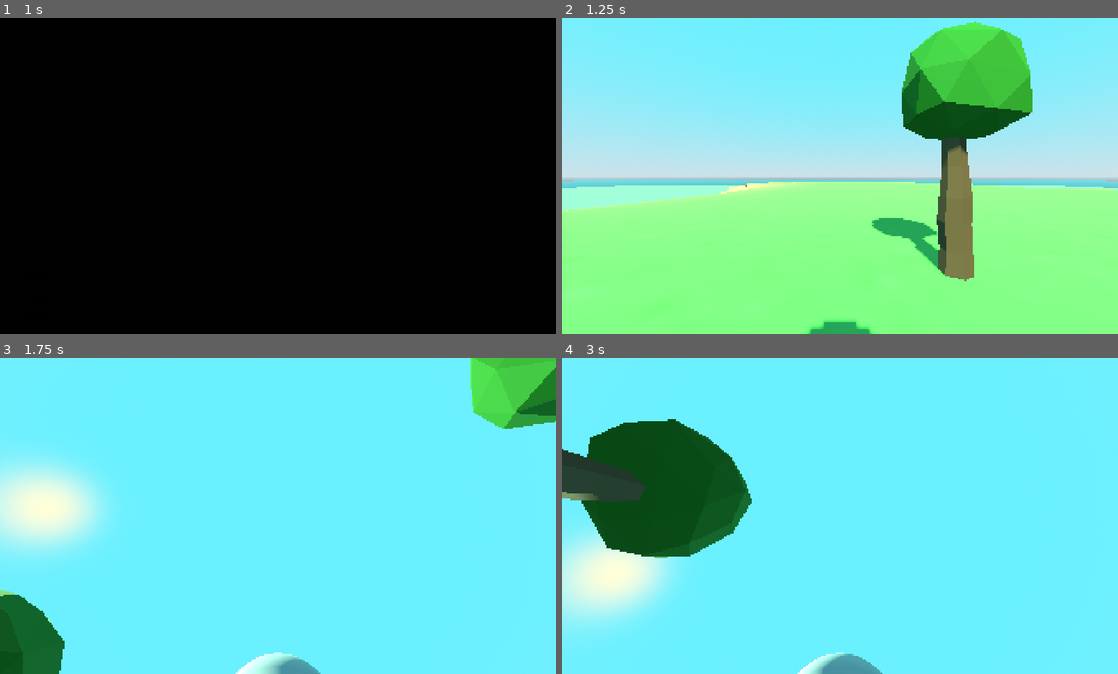
Above: before the commit, frames 1-4 (two rows, left to right).
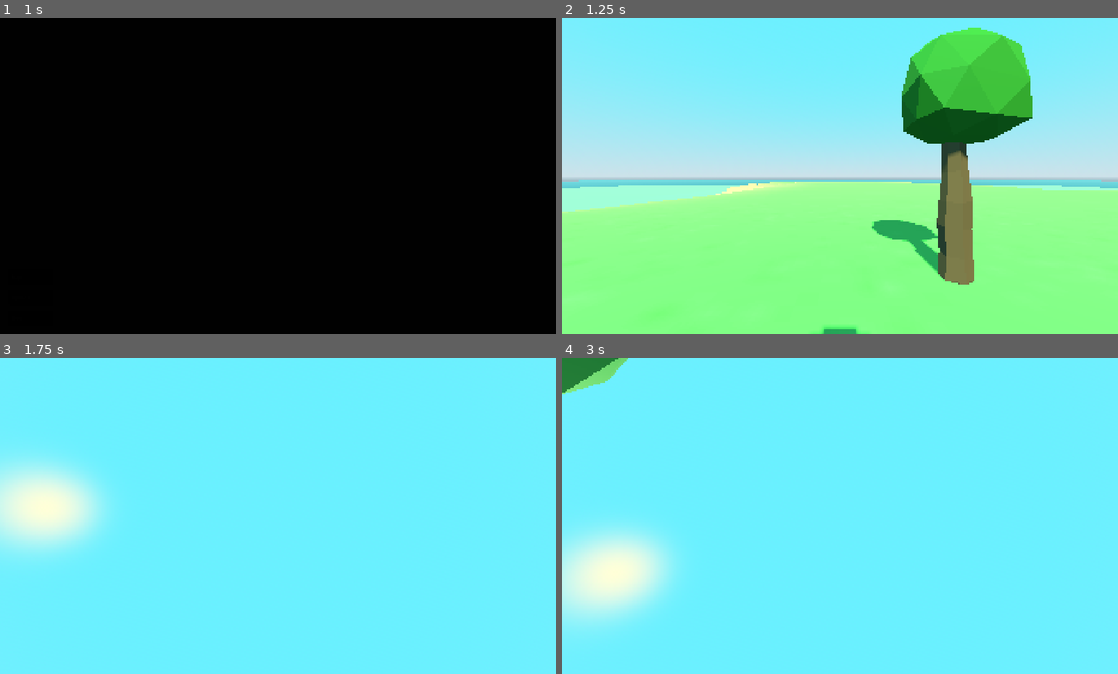
Above: after the commit, the same moments.

Repository: Yolo-Arts/ChoppingLogs
Game: Godot game, scene res://Game/main_game.tscn
Same seed, same stepped clock (60 frames per second), same inputs: the game is played once before the commit and once after it. The engine's default icon, where the game draws it, is replaced by a stand-in: a white triangle on a blue panel in a dark square. Sound files missing from this copy of the repository are replaced by a short silence.
Inputs (mouse positions are in pixels of both pictures, inside the frame that each line leads up to):
- Up to frame 1 (1 s): click "Play" at 0.5 s
- Up to frame 2 (1.25 s): no input
- Up to frame 3 (1.75 s): tap Enter (ui_accept) at 1.25 s; move the mouse to (305, 516) at 1.27 s; hold W (move_forward) from 1.28 s (still down); hold Shift (sprint) from 1.28 s (still down); tap Space (jump) at 1.52 s
- Up to frame 4 (3 s): keep holding W (move_forward); move the mouse to (812, 516) at 2.02 s; release Shift (sprint) at 2.03 s; tap Shift (sprint) at 2.1 s; tap Space (jump) at 2.27 s; move the mouse to (851, 509) at 2.77 s; hold Shift (sprint) from 2.78 s (still down)

Frame 1 is identical in both runs. In frame 2, 2.7% of the frame differs, in the area x 0-99%, y 1-100%; in frame 3, 6.2%; in frame 4, 13%, in the area x 0-58%, y 0-100%.

Commit message:
fixed bugs (Camera, pause menu)
Fixed camera glitching into player capsule.
Fixed being able to press main menu during transition to main menu.

Diff:
--- a/AutoLoads/event_system.gd
+++ b/AutoLoads/event_system.gd
@@ -4,7 +4,11 @@
 signal BUL_destroy_bulletin
 signal BUL_destroy_all_bulletins
 
+signal PLA_freeze_player
+signal PLA_unfreeze_player
+
 signal STA_change_stage
+var is_transitioning := false
 
 signal MUS_play_music
 
--- a/Game/Managers/stage_controller.gd
+++ b/Game/Managers/stage_controller.gd
@@ -14,6 +14,8 @@
 	add_child(new_stage)
 
 func start_stage_change_sequence(key: StageConfig.Keys) -> void:
+	EventSystem.is_transitioning = true
 	TransitionManager.play_fade_in_black(true)
 	await TransitionManager.fade_in_black_animation_player.animation_finished
 	change_stage(key)
+	EventSystem.is_transitioning = false
--- a/Player/player.gd
+++ b/Player/player.gd
@@ -10,10 +10,17 @@
 
 func _ready() -> void:
 	Input.set_mouse_mode(Input.MOUSE_MODE_CAPTURED)
+	EventSystem.PLA_freeze_player.connect(set_freeze.bind(true))
+	EventSystem.PLA_unfreeze_player.connect(set_freeze.bind(false))
+
+func set_freeze(freeze: bool) -> void:
+	set_process(!freeze)
+	set_physics_process(!freeze)
+	set_process_unhandled_key_input(!freeze)
+	set_process_input(!freeze)
 
 func _physics_process(delta: float) -> void:
 	move()
-
 
 func move() -> void:
 	var is_sprinting: bool
@@ -50,4 +57,5 @@
 func _unhandled_key_input(event: InputEvent) -> void:
 	if event.is_action_pressed("pause"):
 		#Globals.open_pause_menu()
-		EventSystem.BUL_create_bulletin.emit(BulletinConfig.Keys.PauseMenu)
+		if EventSystem.is_transitioning == false:
+			EventSystem.BUL_create_bulletin.emit(BulletinConfig.Keys.PauseMenu)
--- a/Player/player.tscn
+++ b/Player/player.tscn
@@ -10,9 +10,9 @@
 script = ExtResource("1_4ntmi")
 
 [node name="Head" type="Node3D" parent="." unique_id=497952282]
+transform = Transform3D(1, 0, 0, 0, 1, 0, 0, 0, 1, 0, 1.6848296, 0)
 
 [node name="Camera3D" type="Camera3D" parent="Head" unique_id=30710601]
-transform = Transform3D(1, 0, 0, 0, 1, 0, 0, 0, 1, 0, 1.6102438, 0)
 
 [node name="Body" type="MeshInstance3D" parent="." unique_id=1229439208]
 transform = Transform3D(1, 0, 0, 0, 1, 0, 0, 0, 1, 0, 1.0174714, 0)
--- a/Stages/PrototypeArea/prototype_scene.gd
+++ b/Stages/PrototypeArea/prototype_scene.gd
@@ -1,9 +1,4 @@
 extends Node3D
-
-func _input(event: InputEvent) -> void:
-	if event.is_action_pressed("pause"):
-		#Globals.open_pause_menu()
-		EventSystem.BUL_create_bulletin.emit(BulletinConfig.Keys.PauseMenu)
 
 func _ready() -> void:
 	EventSystem.MUS_play_music.emit(MusicConfig.Keys.IslandAmbience)
--- a/UI/pause_screen.gd
+++ b/UI/pause_screen.gd
@@ -17,6 +17,7 @@
 
 func _on_resume_btn_pressed() -> void:
 	get_tree().paused = false
+	EventSystem.PLA_unfreeze_player.emit()
 	EventSystem.SFX_play_sfx.emit(SFXConfig.Keys.NormalButtonPressed)
 	EventSystem.BUL_destroy_bulletin.emit(BulletinConfig.Keys.PauseMenu)
 	Input.set_mouse_mode(Input.MOUSE_MODE_CAPTURED)
@@ -31,6 +32,7 @@
 func _on_main_menu_btn_pressed() -> void:
 	get_tree().paused = false
 	Engine.time_scale = 1.0
+	EventSystem.PLA_freeze_player.emit()
 	EventSystem.SFX_play_sfx.emit(SFXConfig.Keys.MenuBtnPressed)
 	EventSystem.STA_change_stage.emit(StageConfig.Keys.MainMenu)
 	EventSystem.BUL_destroy_bulletin.emit(BulletinConfig.Keys.PauseMenu)
